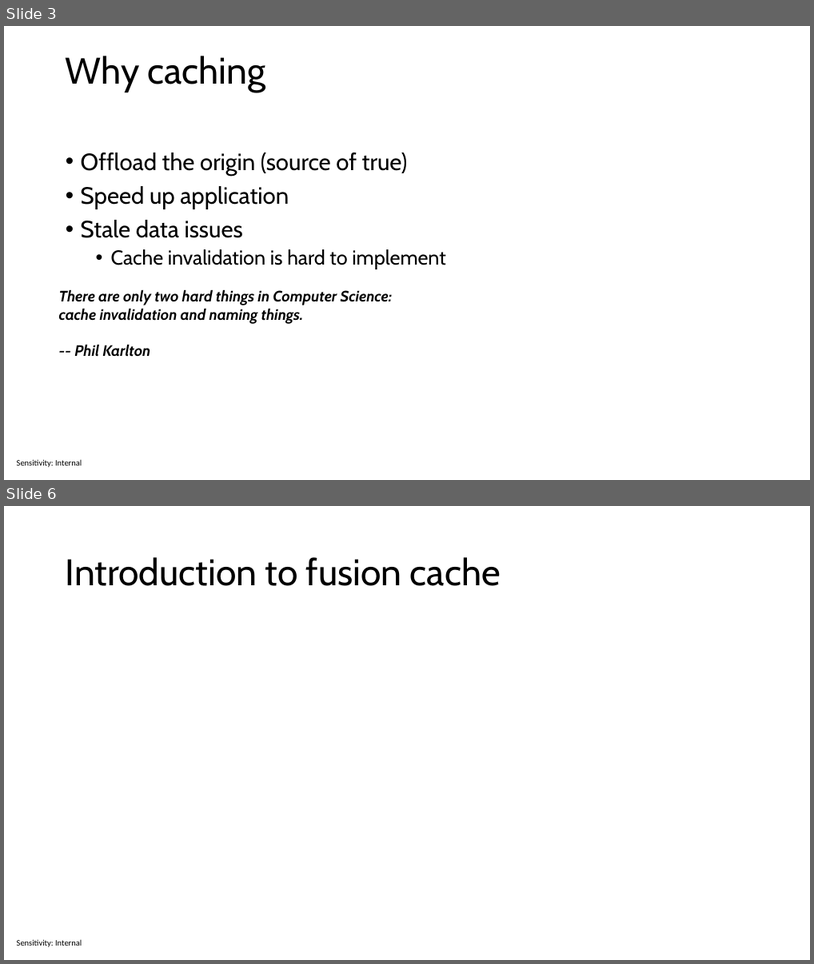
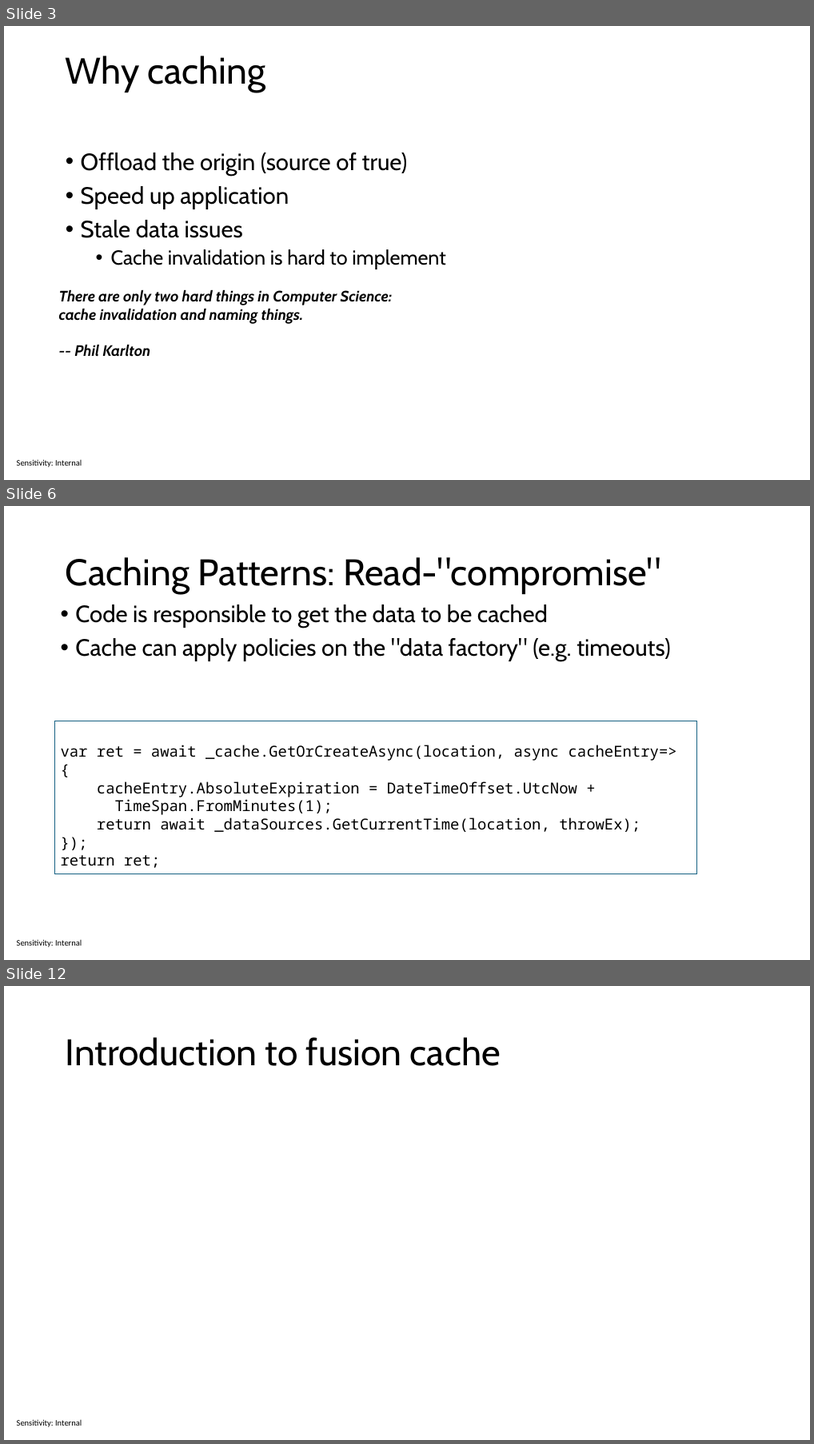
Before and after one commit to sabbadino/cache-like-a-pro-fusion-cache, a slide deck: cache-like-a-pro.pptx. Shown one above the other, each under a label of ours: slides 3 and 6 before the commit, slides 3, 6 and 12 after it; the slides between them are not shown. The pictures are 814x964 and 814x1444 pixels, drawn with LibreOffice and Linux fonts; fonts in the diff are those of the drawing. Boxes give left, top, right and bottom in pixels: in the first picture for what was removed or moved away, otherwise in the second. Text is boxed around its words. In the diff, an @@ line names an element or a change of style, - is before the commit and + after.

```diff
--- a/cache-like-a-pro.pptx
+++ b/cache-like-a-pro.pptx
@@ slide 6 added at (4,506,810,960), background #FFFFFF; not listed: 1 template element that a slide beside it also shows @@
@@ title added at (66,557,662,594), 44 pt, text #000000 @@
+Caching Patterns: Read-"compromise"
@@ text added at (75,604,670,661), 28 pt, text #000000 @@
+• Code is responsible to get the data to be cached
+• Cache can apply policies on the "data factory" (e.g. timeouts)
@@ rectangle added at (54,720,698,873), outline #156082 0.75 pt, 18 pt, text #000000 @@
+var ret = await _cache.GetOrCreateAsync(location, async cacheEntry=>
+{
+cacheEntry.AbsoluteExpiration = DateTimeOffset.UtcNow +
+TimeSpan.FromMinutes(1);
+return await _dataSources.GetCurrentTime(location, throwEx);
+});
+return ret;
@@ what was slide 6 is now slide 12 @@
```
Also in this commit, not shown: 1 slide changed, 6 other slides added, 1 slide removed.
